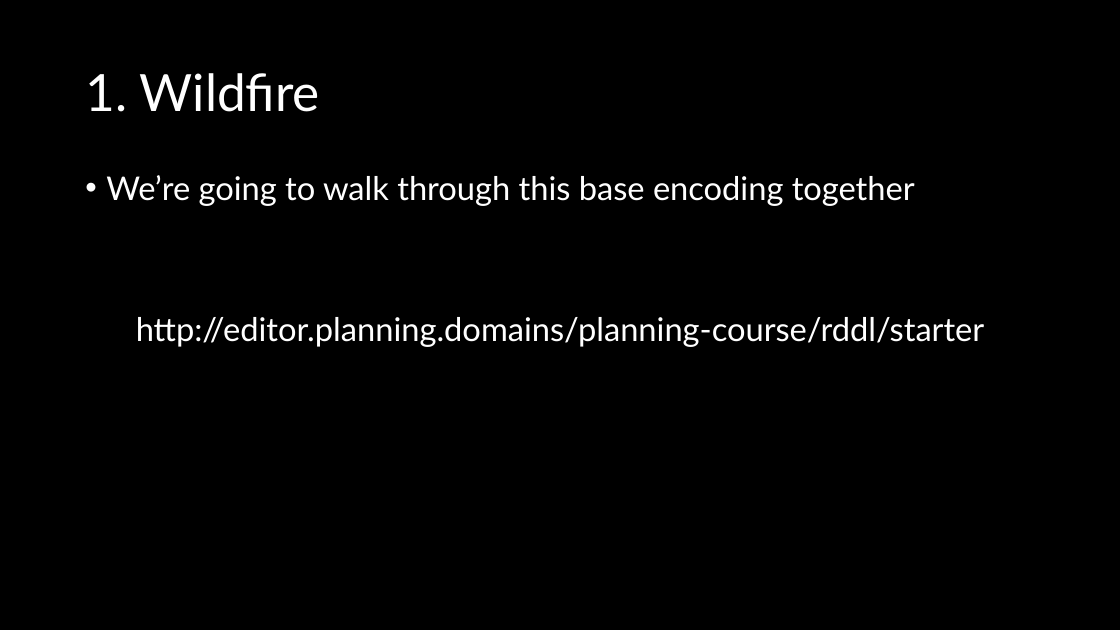
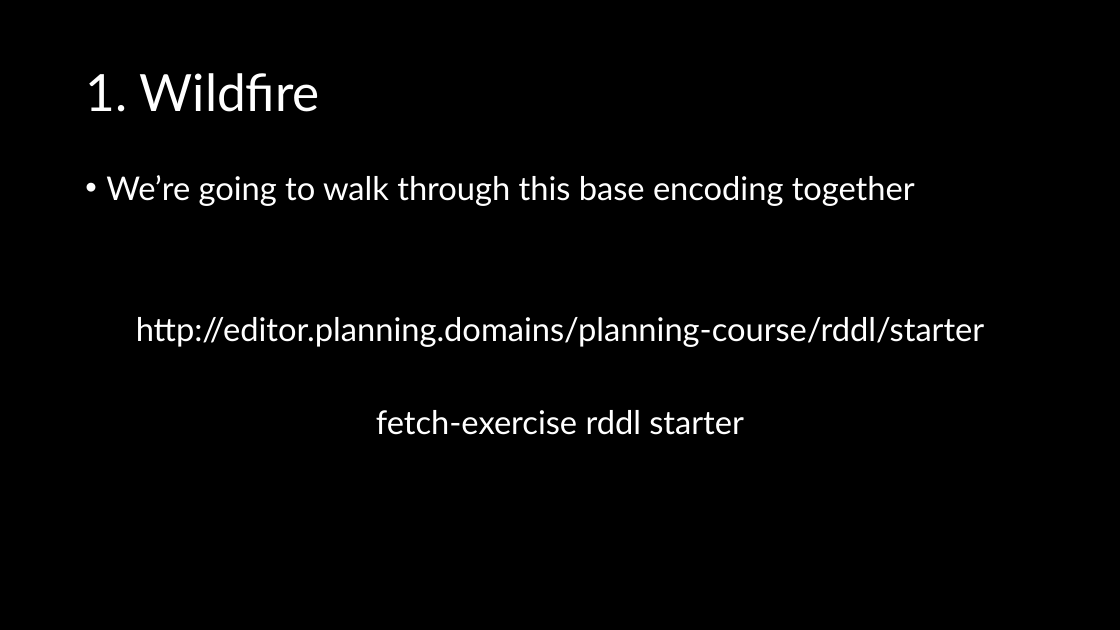
Before and after one commit to AI-Planning/modeling-in-pddl, a slide deck: slide 9 of exercises/cisc-813/rddl/slides.pptx. Drawn at 1120x630 pixels with LibreOffice and Linux fonts; fonts in the diff are those of the drawing. Boxes give left, top, right and bottom in pixels: in the first picture for what was removed or moved away, otherwise in the second. Text is boxed around its words. In the diff, an @@ line names an element or a change of style, - is before the commit and + after.

```diff
--- a/exercises/cisc-813/rddl/slides.pptx
+++ b/exercises/cisc-813/rddl/slides.pptx
@@ text at (x1=376, y1=410, x2=744, y2=435): paragraph added @@
+fetch-exercise rddl starter
```
Also in this commit, not shown: 2 other slides changed, 2 other files.
